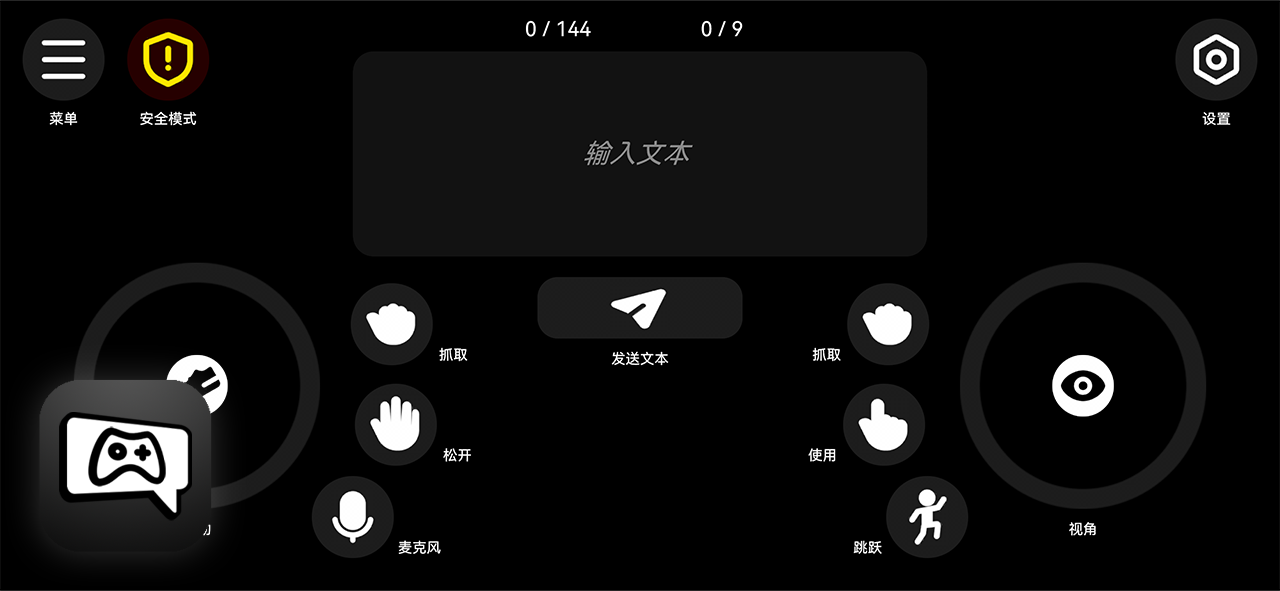
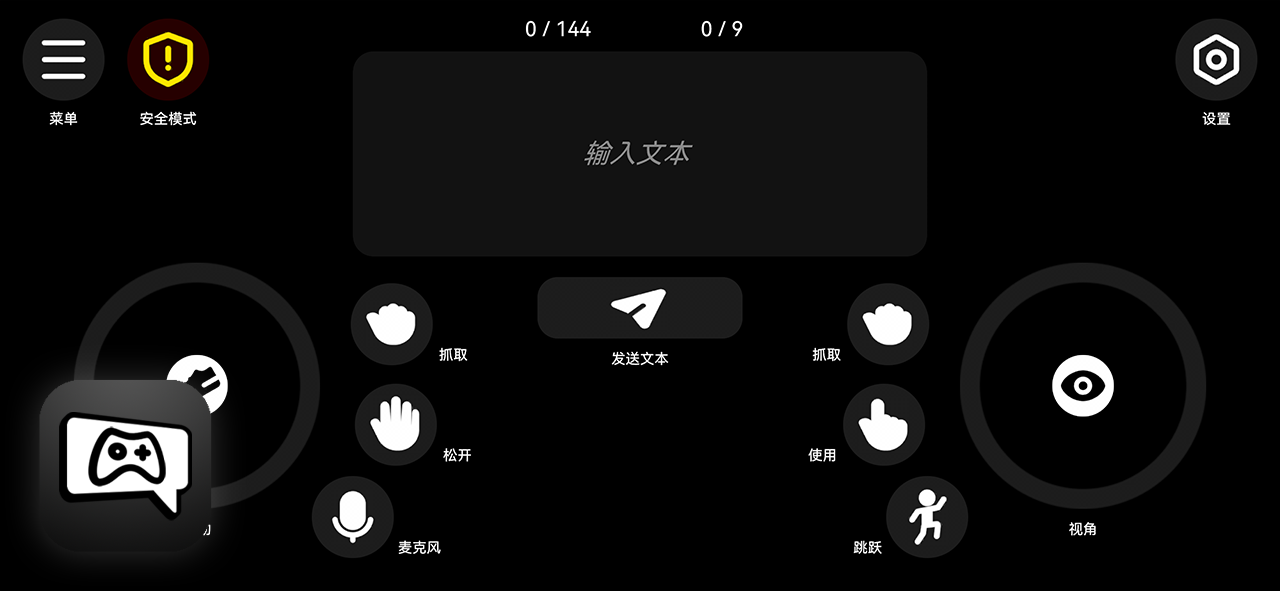
The second 1280x591 image is a revision of the first. Changes to its layers:
added layer "ja" above "en" over left=0, top=0, right=1280, bottom=591
added layer "en" over left=0, top=0, right=1280, bottom=591
